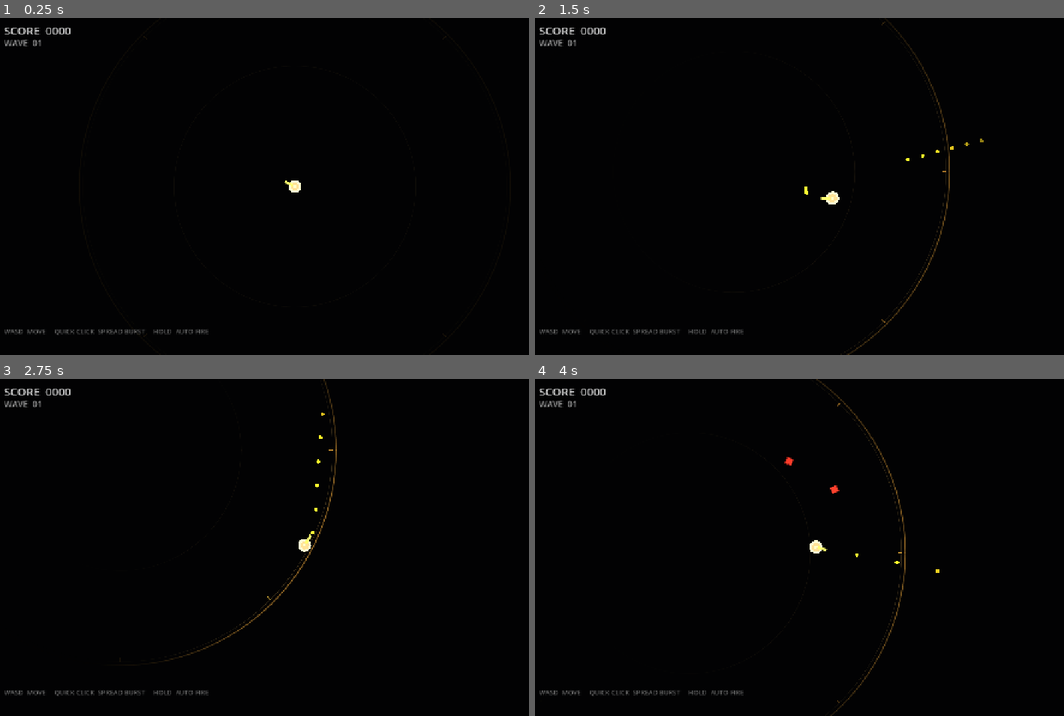
Above: before the commit, frames 1-4 (two rows, left to right).
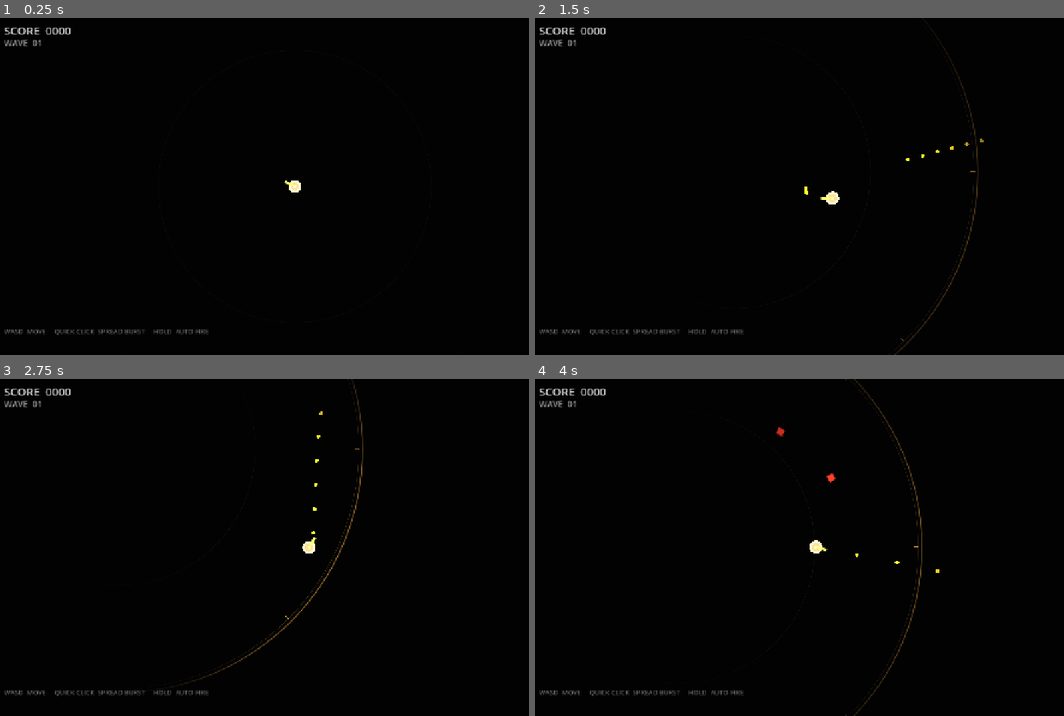
Above: after the commit, the same moments.

Repository: macdude95/voidarena
Game: Godot game, scene res://scenes/main.tscn
Same seed, same stepped clock (60 frames per second), same inputs: the game is played once before the commit and once after it.
Inputs (mouse positions are in pixels of both pictures, inside the frame that each line leads up to):
- Up to frame 1 (0.25 s): no input
- Up to frame 2 (1.5 s): tap Enter at 0.5 s; move the mouse to (963, 169) at 0.52 s; press the mouse at (963, 169) at 0.53 s; hold D (move_right) 0.53-1.28 s; move the mouse to (709, 203) at 1.27 s; release the mouse at (709, 203) at 1.28 s; hold S (move_down) from 1.28 s (still down); click (709, 203) at 1.35 s
- Up to frame 3 (2.75 s): move the mouse to (354, 473) at 2.02 s; release S (move_down) at 2.03 s; press the mouse at (354, 473) at 2.03 s; hold D (move_right) from 2.03 s (still down)
- Up to frame 4 (4 s): move the mouse to (799, 614) at 2.77 s; release D (move_right) at 2.78 s; release the mouse at (799, 614) at 2.78 s; hold W (move_up) 2.78-3.53 s; click (799, 614) at 2.85 s; move the mouse to (1011, 598) at 3.52 s; press the mouse at (1011, 598) at 3.53 s; hold A (move_left) from 3.53 s (still down)

The runs differ from the first frame. In frame 1, less than 0.1% of the frame differs, in the area x 27-84%, y 6-94%; in frame 2, 0.6%; in frame 3, 0.9%, in the area x 30-69%, y 0-91%; in frame 4, 0.8%.

Commit message:
Enlarge arena and improve rusher telegraph

Diff:
--- a/scenes/main.tscn
+++ b/scenes/main.tscn
@@ -18,7 +18,7 @@
 radius = 4.0
 
 [sub_resource type="CircleShape2D" id="CircleShape2D_arena"]
-radius = 460.0
+radius = 520.0
 
 [node name="Main" type="Node2D"]
 script = ExtResource("2")
--- a/scripts/arena.gd
+++ b/scripts/arena.gd
@@ -1,6 +1,6 @@
 extends Node2D
 
-const RADIUS := 460.0
+const RADIUS := 520.0
 
 func _ready() -> void:
 	queue_redraw()
--- a/scripts/enemy.gd
+++ b/scripts/enemy.gd
@@ -44,7 +44,9 @@
 		position += direction * speed * 0.62 * delta
 		if rusher_timer <= 0.0:
 			rusher_state = 1
-			rusher_timer = 0.48
+			rusher_timer = 0.82
+			# Lock the attack vector when the warning begins. The player can dodge it,
+			# but the Rusher will not correct its trajectory during the warning.
 			rusher_heading = direction
 	elif rusher_state == 1:
 		# Slow down while telegraphing; the pulsing body warns the player.
@@ -52,8 +54,6 @@
 		if rusher_timer <= 0.0:
 			rusher_state = 2
 			rusher_timer = 0.34
-			if target and is_instance_valid(target):
-				rusher_heading = (target.global_position - global_position).normalized()
 	else:
 		position += rusher_heading * speed * 3.2 * delta
 		if rusher_timer <= 0.0:
--- a/scripts/game_manager.gd
+++ b/scripts/game_manager.gd
@@ -7,7 +7,7 @@
 var is_game_over: bool = false
 
 var enemy_scene = preload("res://scenes/enemy.tscn")
-var arena_radius: float = 460.0
+var arena_radius: float = 520.0
 var visible_radius: float = 270.0
 
 
--- a/scripts/player.gd
+++ b/scripts/player.gd
@@ -1,7 +1,7 @@
 extends CharacterBody2D
 
 const SPEED := 280.0
-const ARENA_RADIUS := 460.0
+const ARENA_RADIUS := 520.0
 const HOLD_THRESHOLD := 0.16
 const AUTO_FIRE_INTERVAL := 0.095
 const SHOTGUN_PELLETS := 7
Not shown, changed: README.md
